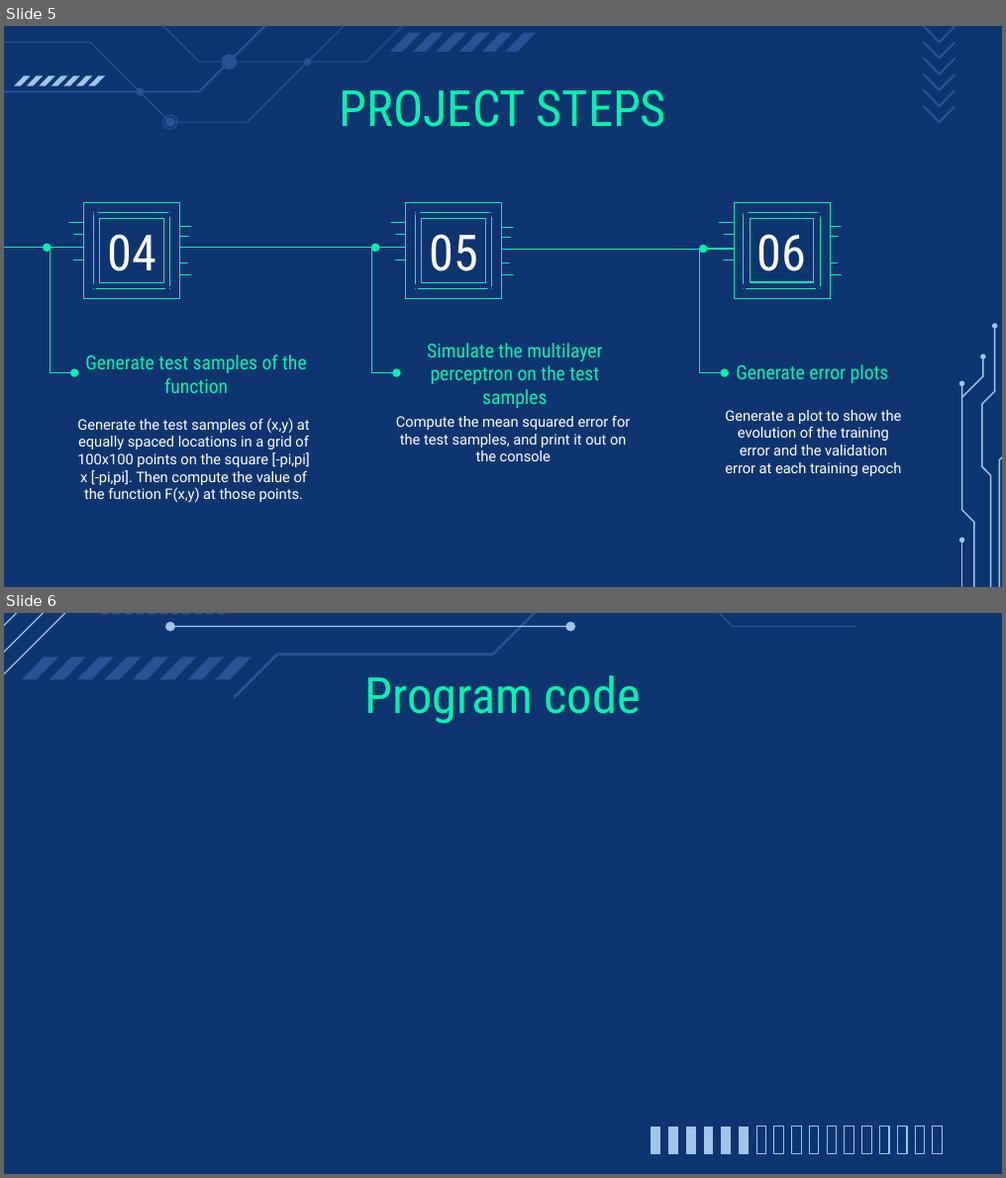
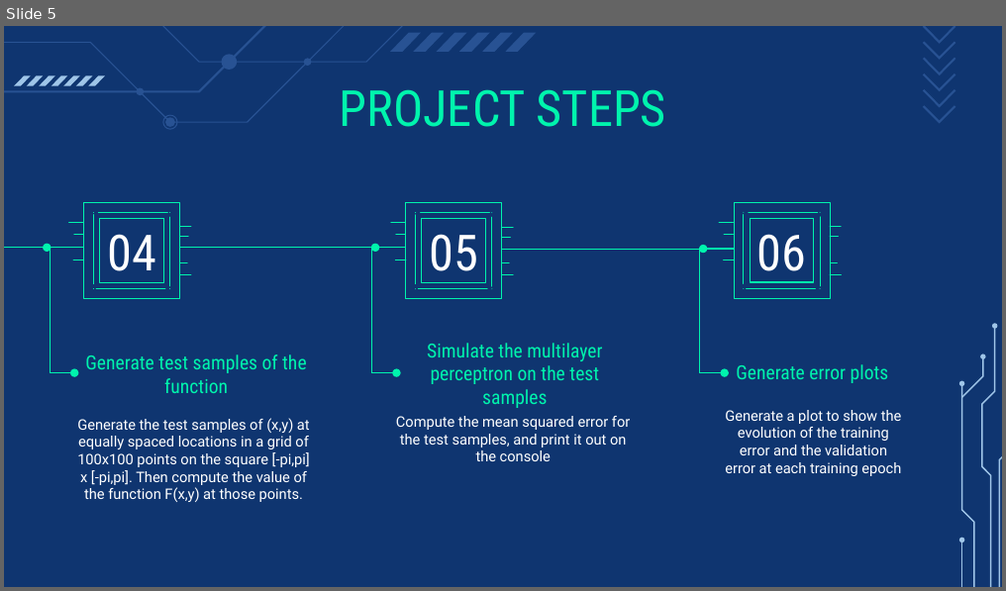
Before and after one commit to IntelligentSystemsUMAProject/LabProject01, a slide deck: Neural Networks.pptx. Shown one above the other, each under a label of ours: slides 5 and 6 before the commit, slide 5 after it. The pictures are 1006x1178 and 1006x591 pixels, drawn with LibreOffice and Linux fonts; fonts in the diff are those of the drawing. Boxes give left, top, right and bottom in pixels: in the first picture for what was removed or moved away, otherwise in the second. Text is boxed around its words. In the diff, an @@ line names an element or a change of style, - is before the commit and + after.

```diff
--- a/Neural Networks.pptx
+++ b/Neural Networks.pptx
@@ slide 6 removed at [4,613,1002,1174], background #0F3570 @@
@@ group removed at [4,613,857,699]: 27 freeform shapes @@
@@ title removed at [365,675,641,724] @@
-Program code
@@ group removed at [650,1127,943,1154]: 17 freeform shapes @@
```
Also in this commit, not shown: 6 slides changed, 4 slides added.
